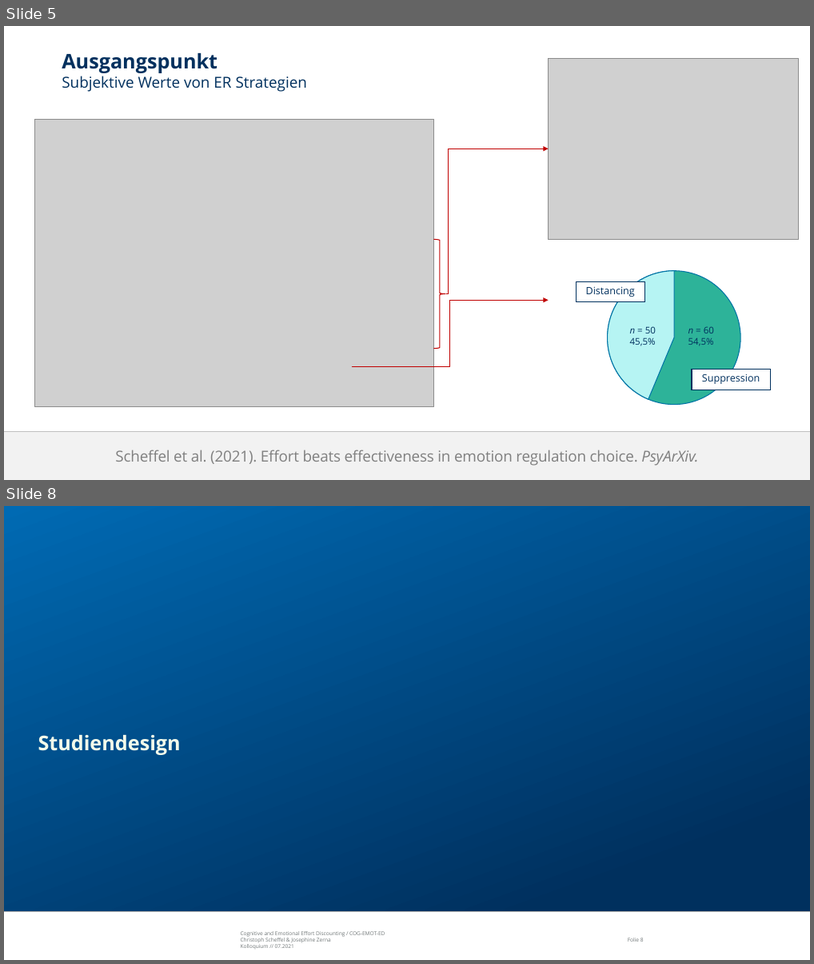
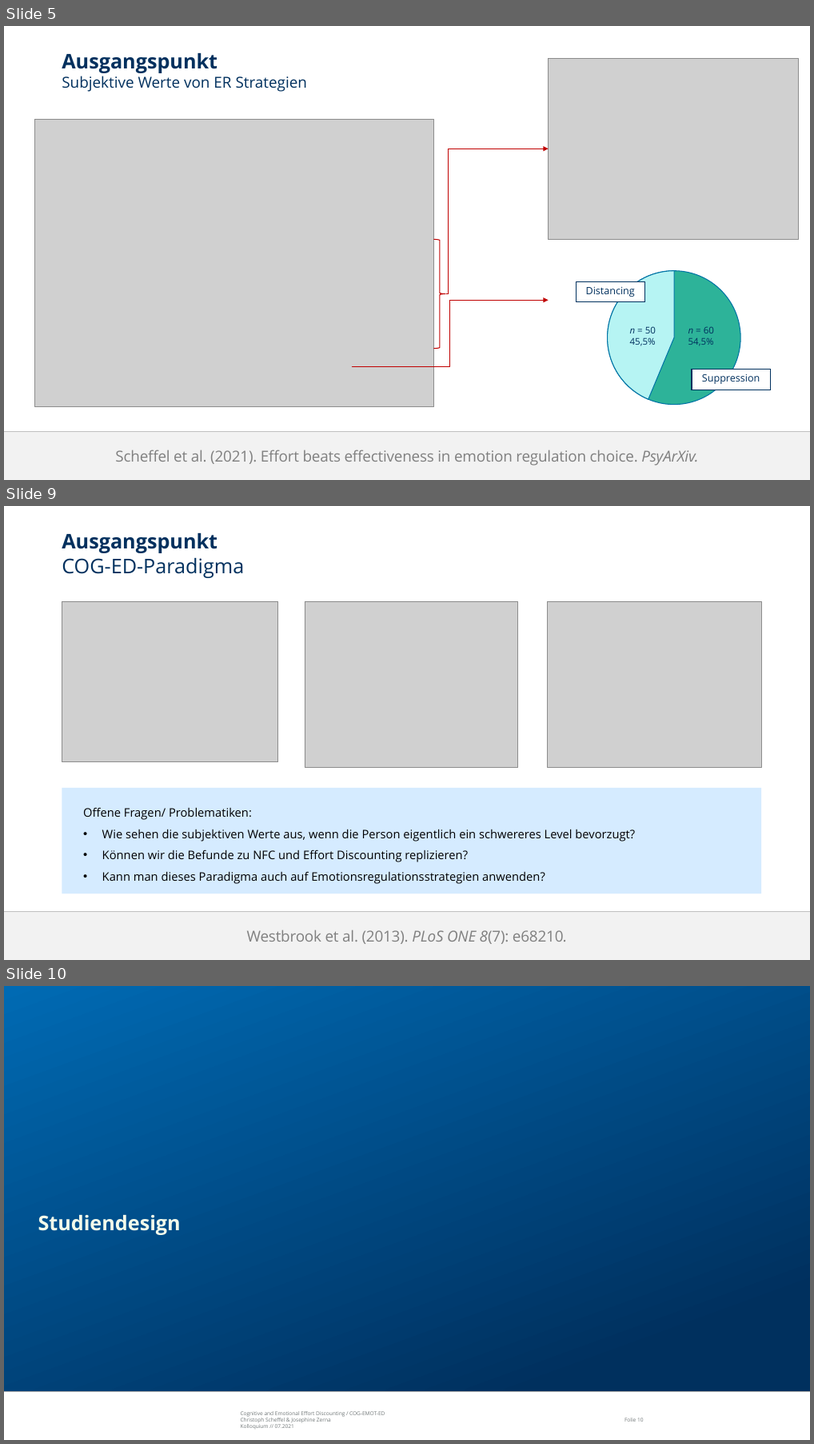
Before and after one commit to ChScheffel/CAD, a slide deck: 99_Thinktank/Talks/21-07-06_Kolloquium/Kolloquium_COG-ER-ED.pptx. Shown one above the other, each under a label of ours: slides 5 and 8 before the commit, slides 5, 9 and 10 after it; the slides between them are not shown. The pictures are 814x964 and 814x1444 pixels, drawn with LibreOffice and Linux fonts; fonts in the diff are those of the drawing; grey boxes stand for pictures; background and template pictures are left out. Boxes give left, top, right and bottom in pixels: in the first picture for what was removed or moved away, otherwise in the second. Text is boxed around its words. In the diff, an @@ line names an element or a change of style, - is before the commit and + after.

```diff
--- a/99_Thinktank/Talks/21-07-06_Kolloquium/Kolloquium_COG-ER-ED.pptx
+++ b/99_Thinktank/Talks/21-07-06_Kolloquium/Kolloquium_COG-ER-ED.pptx
@@ slide 9 added at (x1=4, y1=506, x2=810, y2=960), background #FFFFFF; not listed: 1 template element that a slide beside it also shows @@
@@ title added at (x1=62, y1=533, x2=244, y2=578), 24 pt, text #00305E @@
+Ausgangspunkt
+COG-ED-Paradigma
@@ picture added at (x1=62, y1=601, x2=278, y2=761) @@
@@ picture added at (x1=305, y1=601, x2=518, y2=768) @@
@@ picture added at (x1=548, y1=601, x2=762, y2=767) @@
@@ rectangle added at (x1=62, y1=788, x2=762, y2=893), fill #D5EBFF, 14 pt, text #000000 @@
+Offene Fragen/ Problematiken:
+• Wie sehen die subjektiven Werte aus, wenn die Person eigentlich ein schwereres Level bevorzugt?
+• Können wir die Befunde zu NFC und Effort Discounting replizieren?
+• Kann man dieses Paradigma auch auf Emotionsregulationsstrategien anwenden?
@@ rectangle added at (x1=4, y1=912, x2=810, y2=960), fill #F2F2F2, 18 pt, text #808080 @@
+Westbrook et al. (2013). PLoS ONE 8(7): e68210.
@@ what was slide 8 is now slide 10 @@
@@ page number at (x1=625, y1=1417, x2=644, y2=1421): text changed @@
-Folie 8
+Folie 10
```
Also in this commit, not shown: 7 slides changed, 3 other slides added, 1 slide removed.
